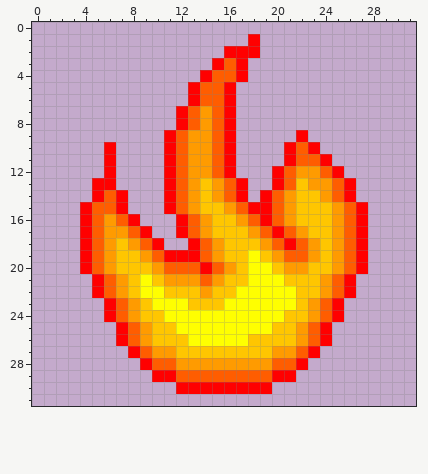
Pixel-art sprite -- img/feu_pos_3.png. The picture above is the old version.
The file is 32x32 pixels.
After:
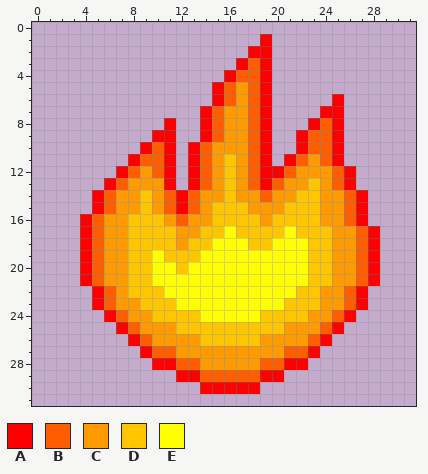
Palette (. is transparent): A #ff0000  B #ff5d00  C #ff9b00  D #ffc600  E #ffff00
The author wrote: création sprite feu position 2 et 3
Edits made:
Changed rows in their new state; - is an unchanged pixel.
first column x 4:
 1 --------------.A---------
 2 ------------..-A---------
 3 -----------..-BA---------
 4 ----------..ABBA---------
 5 ---------..ABCBA---------
 6 ---------..ABCBA-----A---
 7 --------..A-CCBA----AA---
 8 -------A..A-CCBA---ABA---
 9 ------A-..A-CCBA---BBA---
10 --.--AB-.ABCCCBA-.ABBA---
11 --.-ABB-.ABCDCBA---CBA---
12 --.ABCB-.ABCDCBA----CBA--
13 -.-BCCC-.AB-DCBABCCD-----
14 ---CCDCBABC-DCCBC----CBA-
15 .A-CCDCBABC-DDCCCD--C----
16 ---CDDDCBC---DDCDD--C----
17 ----DDDDCCD-E-DDDED---CBA
18 ---CDDDDCDDEEE-DEEED--CBA
19 ---C-DEDDDEEEE-EEEED--CBA
20 ---C--EEDEEEEE--EEE---CBA
21 ABC--DEEEEEEEE---EE-DCCBA
22 -----DDEEEEEE--------CBA-
23 -ABC--DD-EEE-----D-DCCBA-
24 -----C-DDD-----DD---CBA--
25 ------CCDDDDDDDD-C-CBA---
26 ---.ABCCCCDDDD-CCC-------
27 ----.ABBCCCCCCCC-B-------
28 -----.AABB-----B-A-------
29 ------..AA-----A-.-------
30 --------..-----.---------
Changed places in both pictures, as pixel boxes (x1, y1, x2, y2):
changed: (80, 34, 380, 394)
